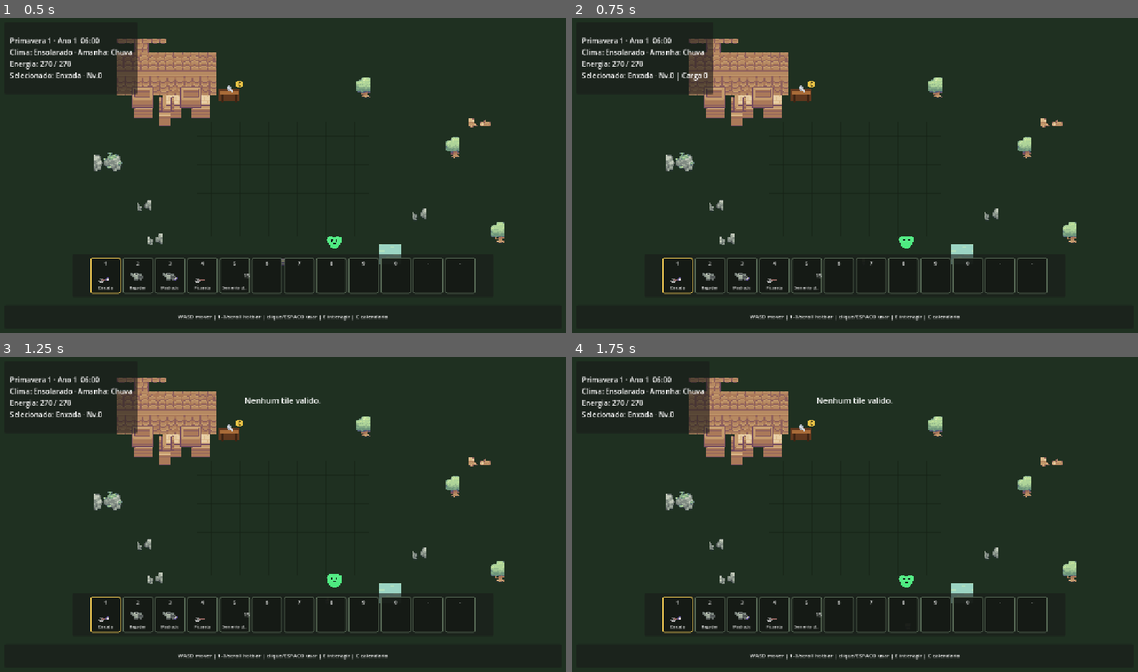
Above: before the commit, frames 1-4 (two rows, left to right).
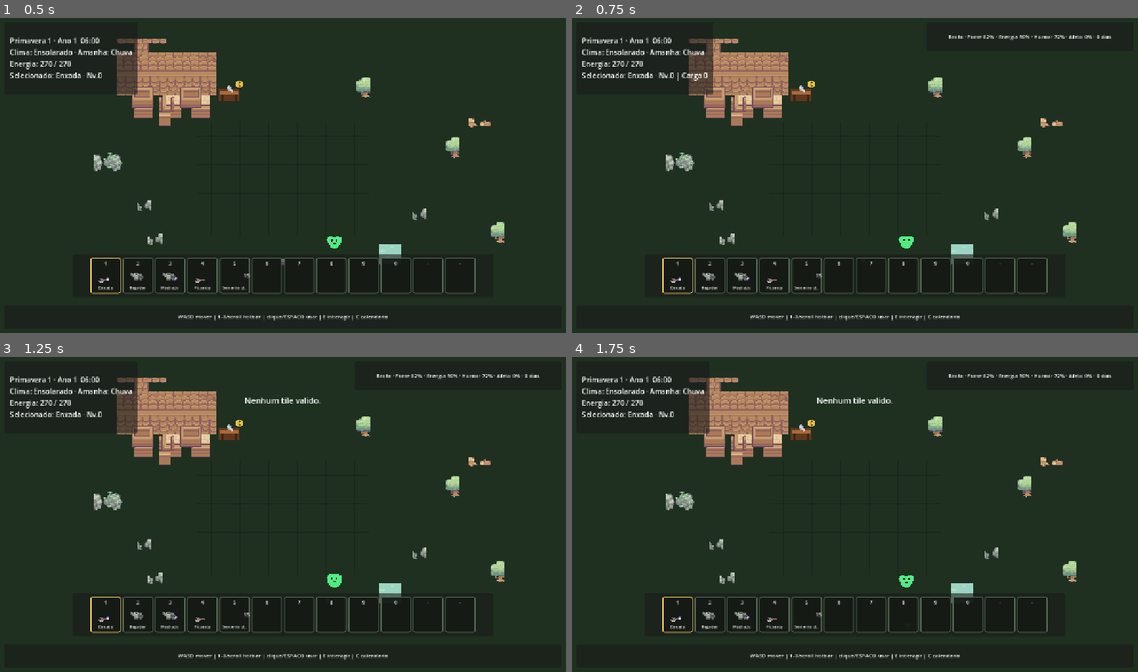
Above: after the commit, the same moments.

Repository: HelioConde/GameSlime
Game: Godot game, scene res://scenes/world/main.tscn
The game is run twice, just before and just after one commit, with the same random seed, the same clock (stepped at 60 frames per second) and the same inputs.
Inputs (mouse positions are in pixels of both pictures, inside the frame that each line leads up to):
- Up to frame 1 (0.5 s): no input
- Up to frame 2 (0.75 s): tap Enter at 0.5 s; move the mouse to (979, 159) at 0.52 s; hold D from 0.53 s (still down); tap E at 0.6 s; click (979, 159) at 0.67 s
- Up to frame 3 (1.25 s): keep holding D; tap Space at 0.77 s
- Up to frame 4 (1.75 s): tap Space at 1.25, 1.52 s; move the mouse to (741, 530) at 1.27 s; release D at 1.28 s; hold S from 1.28 s (still down); tap 1 at 1.35 s

Frame 1 is identical in both runs. In frame 2, 0.2% of the frame differs, in the area x 66-96%, y 5-8%; in frame 3, 0.2%; in frame 4, 0.2%.
Error before the commit: Invalid assignment of property or key 'visible' with value of type 'bool' on a base object of type 'null instance'. (res://scripts/ui/game_hud.gd:287)

Commit message:
feat: add contextual slime status panel

Diff:
--- a/scenes/ui/game_hud.tscn
+++ b/scenes/ui/game_hud.tscn
@@ -89,3 +89,21 @@
 layout_mode = 2
 theme_override_font_sizes/font_size = 16
 horizontal_alignment = 1
+
+[node name="SlimePanel" type="PanelContainer" parent="."]
+visible = false
+offset_left = 800.0
+offset_top = 18.0
+offset_right = 1262.0
+offset_bottom = 82.0
+
+[node name="Margin" type="MarginContainer" parent="SlimePanel"]
+theme_override_constants/margin_left = 12
+theme_override_constants/margin_top = 8
+theme_override_constants/margin_right = 12
+theme_override_constants/margin_bottom = 8
+
+[node name="Status" type="Label" parent="SlimePanel/Margin"]
+layout_mode = 2
+theme_override_font_sizes/font_size = 12
+horizontal_alignment = 1
